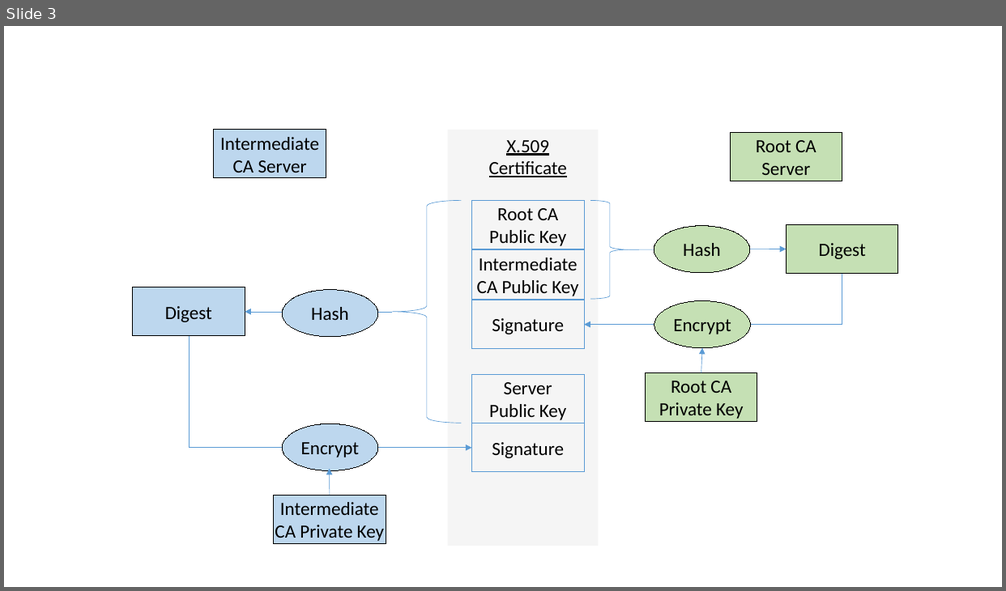
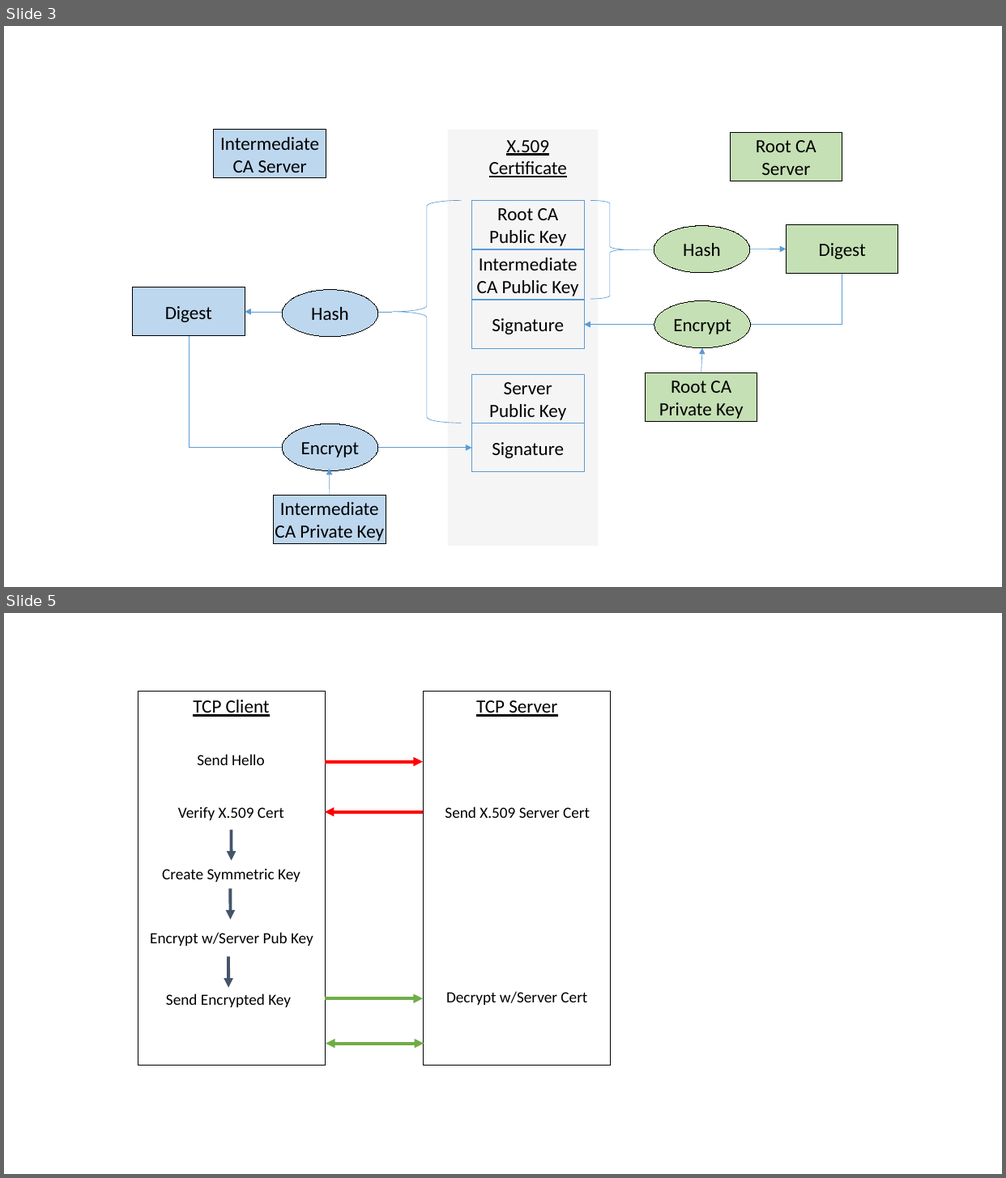
Before and after one commit to iotexpert/WW101, a slide deck: labmanual/misc/drawings.pptx. Shown one above the other, each under a label of ours: slide 3 before the commit, slides 3 and 5 after it; the slides between them are not shown. The pictures are 1006x591 and 1006x1178 pixels, drawn with LibreOffice and Linux fonts; fonts in the diff are those of the drawing. Boxes give left, top, right and bottom in pixels: in the first picture for what was removed or moved away, otherwise in the second. Text is boxed around its words. In the diff, an @@ line names an element or a change of style, - is before the commit and + after.

```diff
--- a/labmanual/misc/drawings.pptx
+++ b/labmanual/misc/drawings.pptx
@@ slide 5 added at bbox=[4, 613, 1002, 1174], background #FFFFFF @@
@@ group added at bbox=[138, 691, 611, 1065]: 7 texts, 6 arrows, 2 rectangles, 1 double arrow @@
+TCP Client
+TCP Server
+Send Hello
+Send X.509 Server Cert
+Create Symmetric Key
+Encrypt w/Server Pub Key
+Verify X.509 Cert
+Send Encrypted Key
+Decrypt w/Server Cert
```
Also in this commit, not shown: 1 other slide added, 7 other files.
